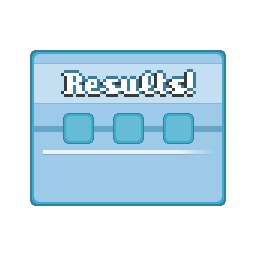
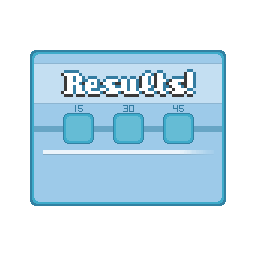
Layers edited between the first and the second 256 × 256 image:
added layer "Layer 15" above "Results! copy" over left=75, top=105, right=184, bottom=112
